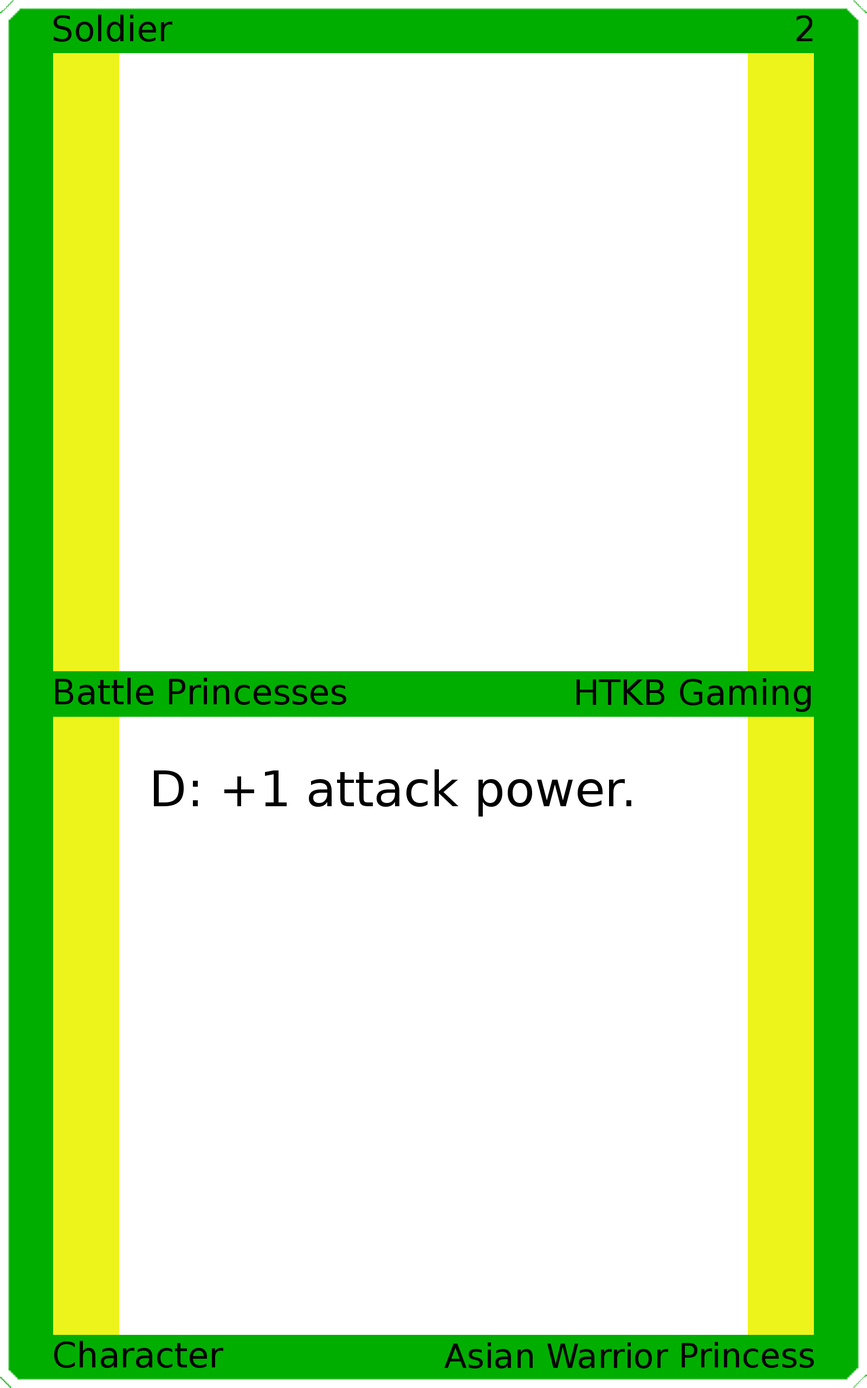
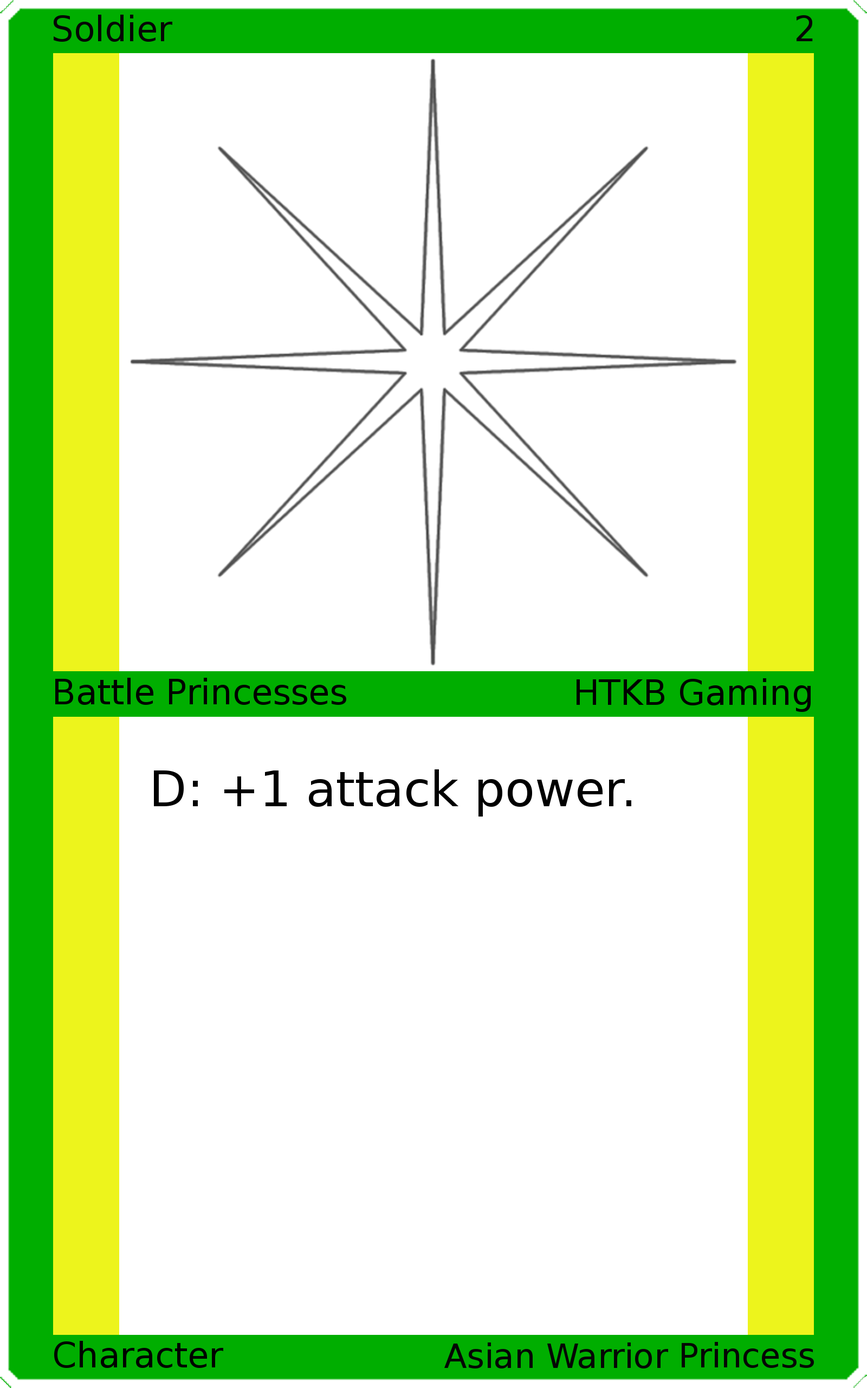
Revision of a layered 867px x 1388px image; what changed, layer by layer:
added layer "Art" above "Top Background" over <box>129,57,738,666</box>
